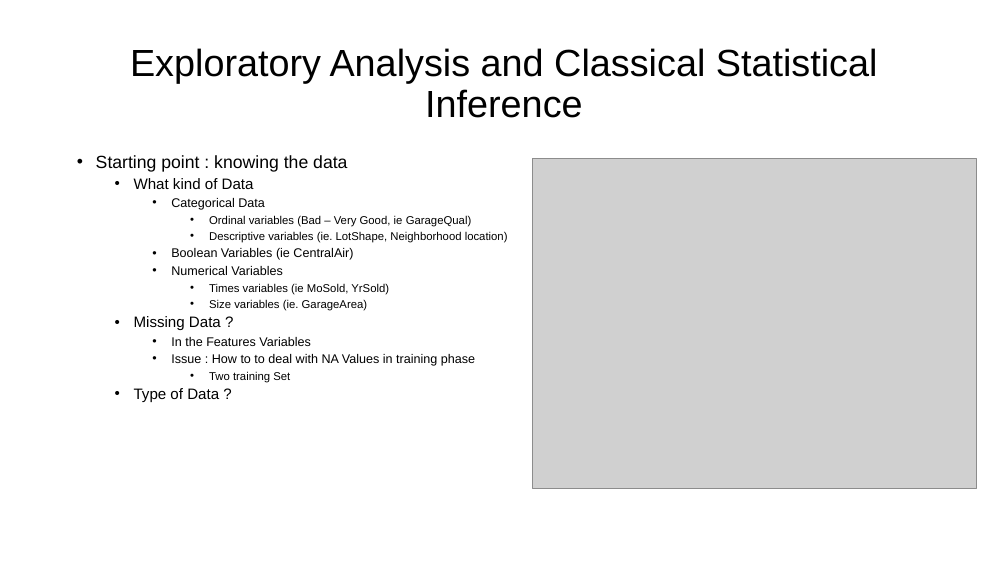
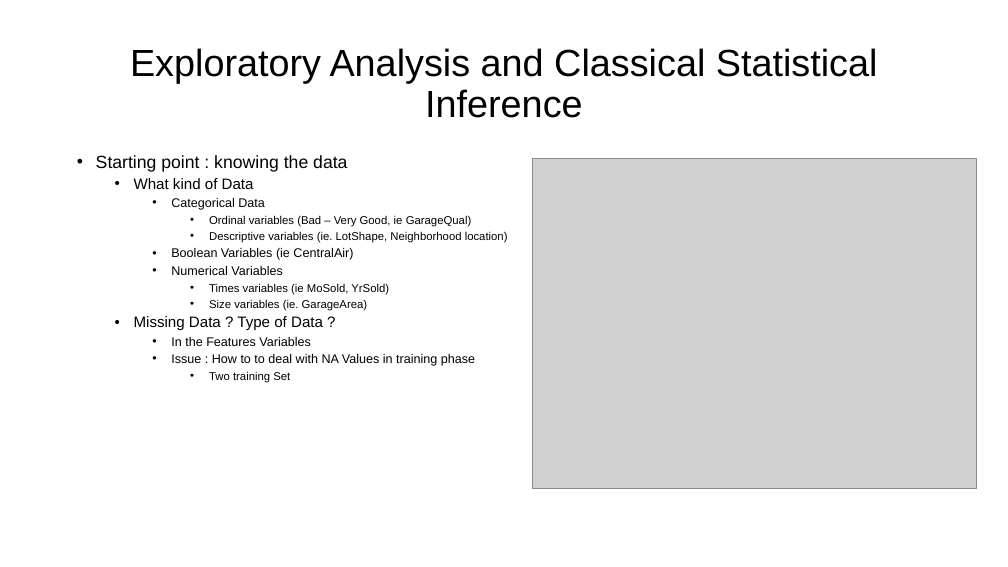
Before and after one commit to Kirill-101/CStat2026_project, a slide deck: slide 2 of CP_project_midterm_presentation.pptx. Drawn at 1008x567 pixels with LibreOffice and Linux fonts; fonts in the diff are those of the drawing; grey boxes stand for pictures. Boxes give left, top, right and bottom in pixels: in the first picture for what was removed or moved away, otherwise in the second. Text is boxed around its words. In the diff, an @@ line names an element or a change of style, - is before the commit and + after.

```diff
--- a/CP_project_midterm_presentation.pptx
+++ b/CP_project_midterm_presentation.pptx
@@ text at (x1=134, y1=316, x2=323, y2=330): text changed @@
-  • Missing Data ?
+  • Missing Data ? Type of Data ?
@@ text at (x1=134, y1=388, x2=219, y2=402): paragraph removed @@
-  • Type of Data ?
```
Also in this commit, not shown: 1 other slide changed, 4 slides removed, 2 other files.
